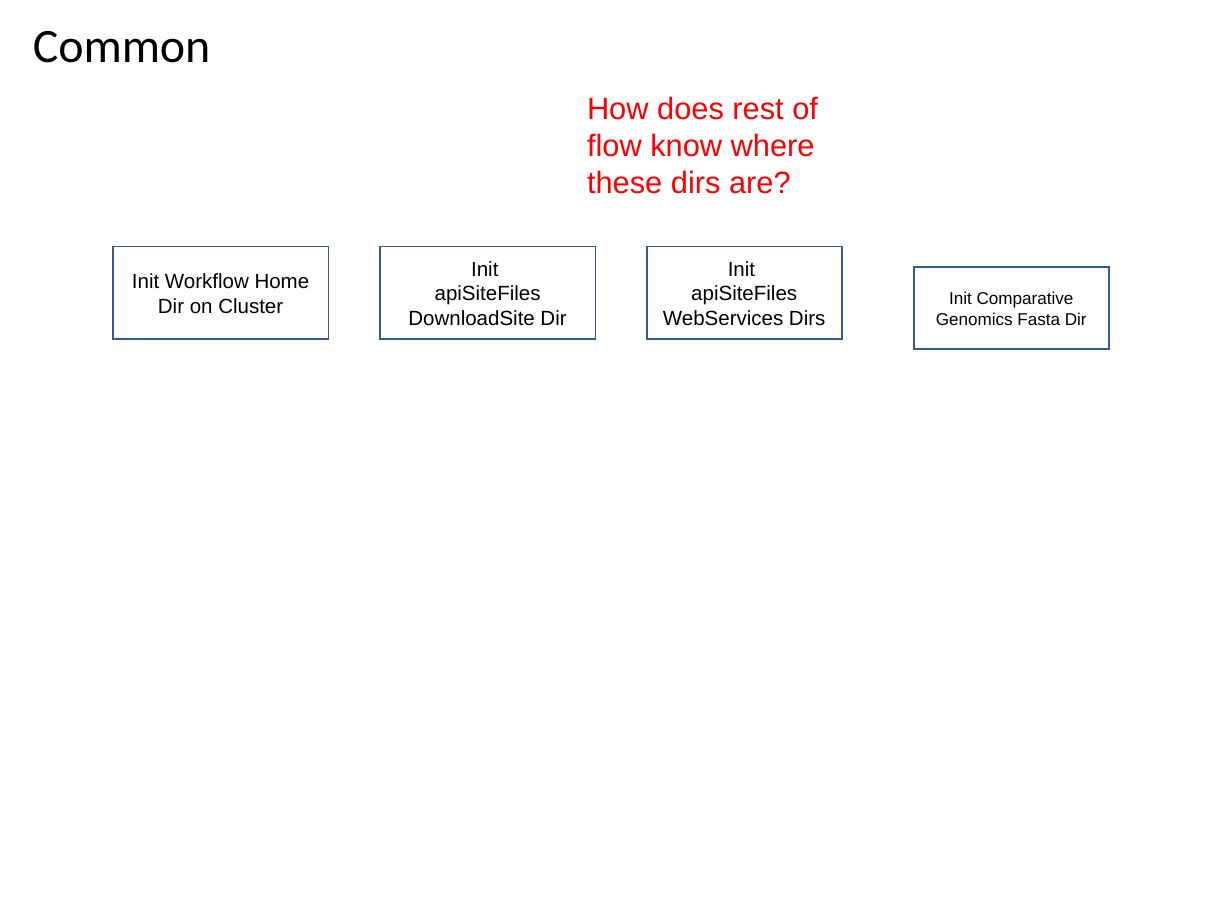
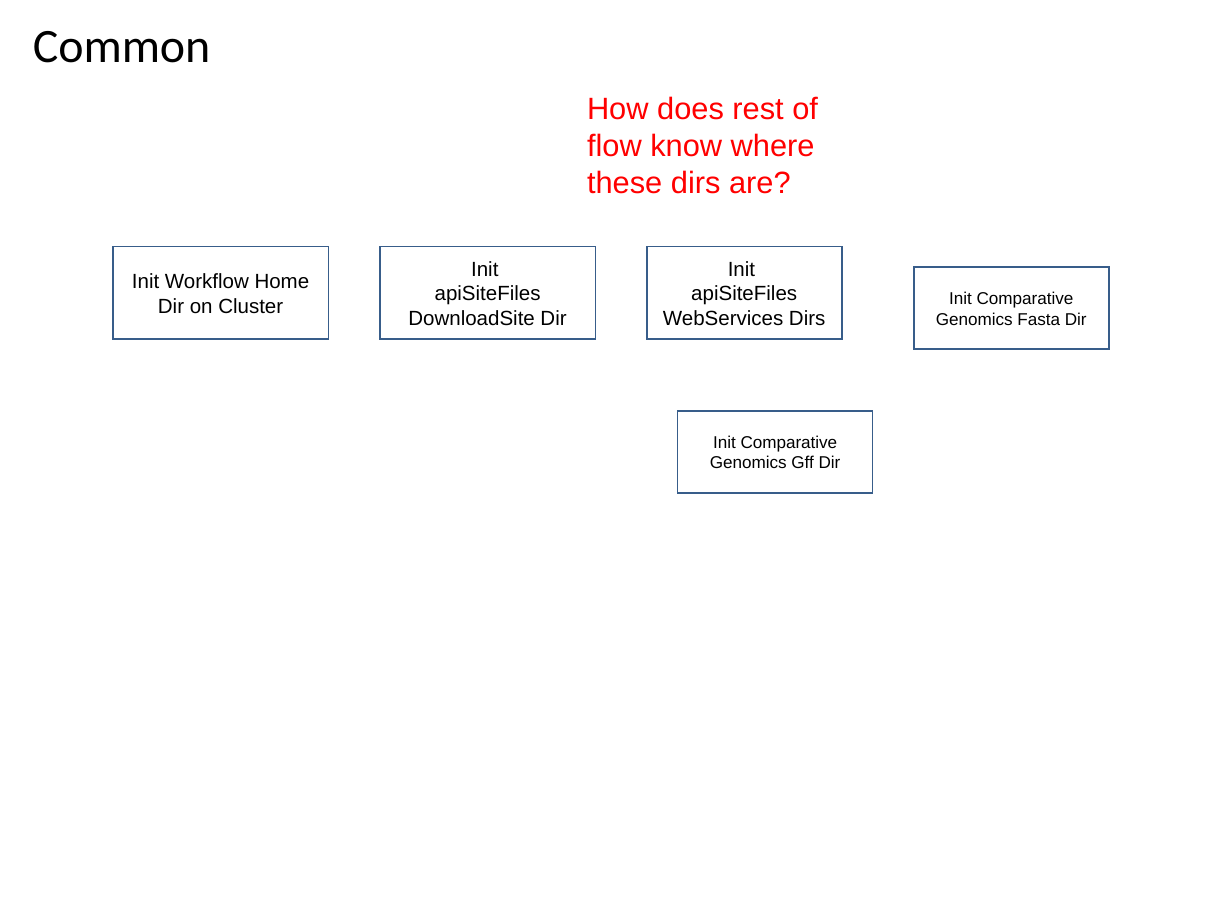
Before and after one commit to VEuPathDB/ApiCommonWorkflow, a slide deck: slide 4 of Main/doc/IntegratedWorkflow.ppt. Drawn at 1232x924 pixels with LibreOffice and Linux fonts; fonts in the diff are those of the drawing. Boxes give left, top, right and bottom in pixels: in the first picture for what was removed or moved away, otherwise in the second. Text is boxed around its words. In the diff, an @@ line names an element or a change of style, - is before the commit and + after.

```diff
--- a/Main/doc/IntegratedWorkflow.ppt
+++ b/Main/doc/IntegratedWorkflow.ppt
@@ rectangle added at [678, 410, 872, 493], fill #FFFFFF, outline #385D8A 0.99 pt, 10 pt, text #000000 @@
+Init Comparative Genomics Gff Dir
```
Also in this commit, not shown: 7 other slides changed.
